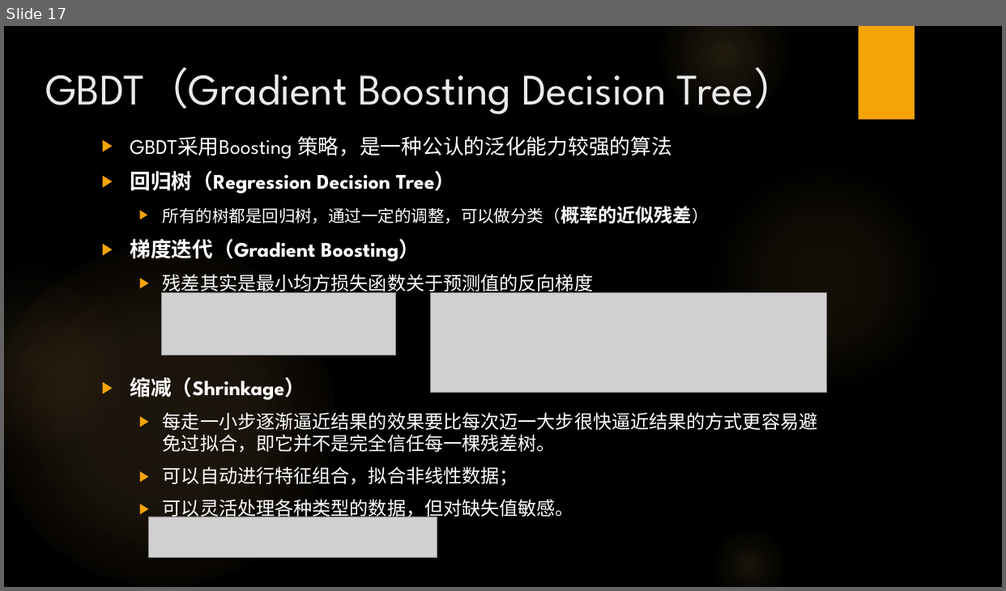
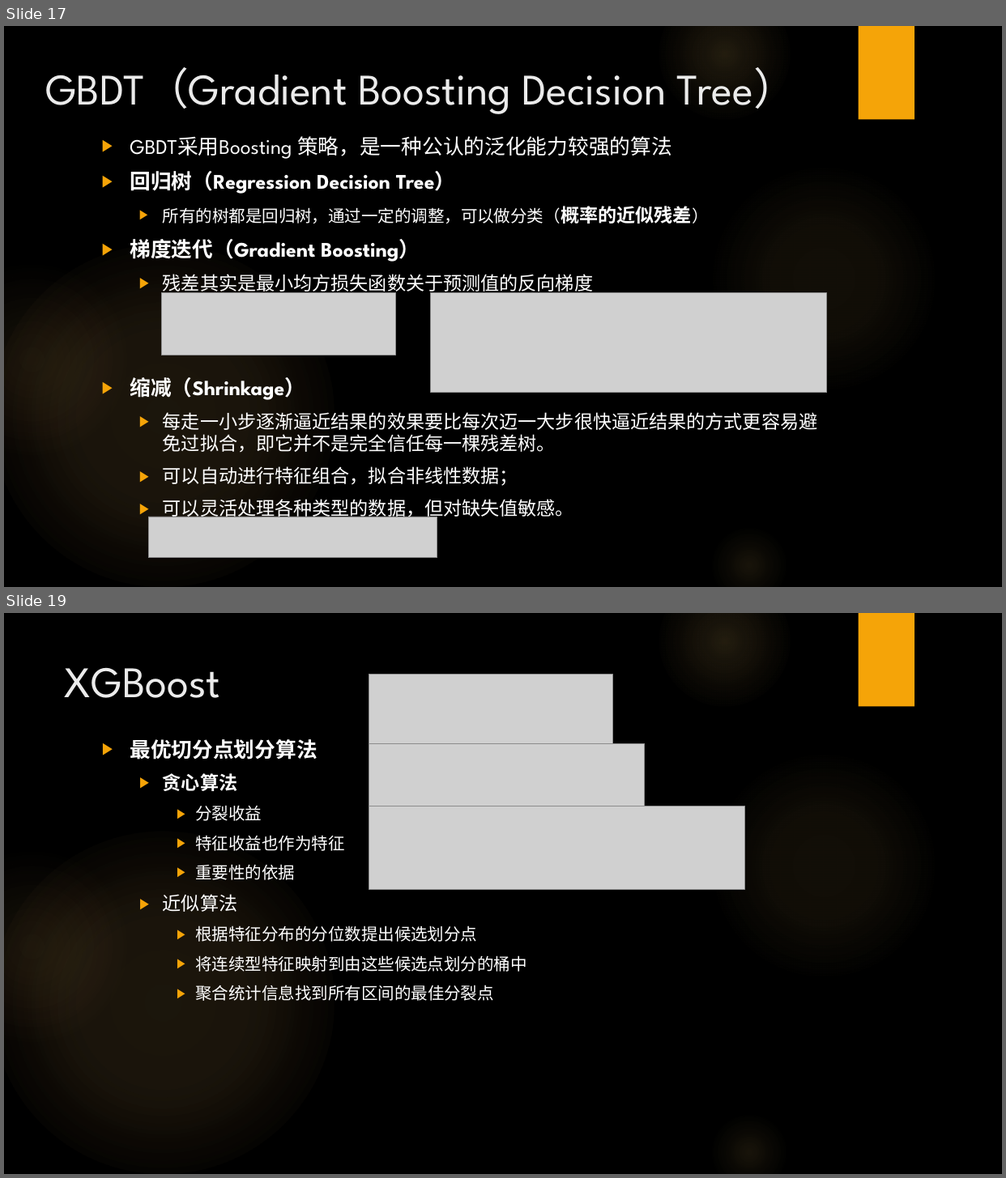
Before and after one commit to RobertWang2/DNN-MI, a slide deck: resources/分享PPT合集/决策树算法发展.pptx. Shown one above the other, each under a label of ours: slide 17 before the commit, slides 17 and 19 after it; the slides between them are not shown. The pictures are 1006x591 and 1006x1178 pixels, drawn with LibreOffice and Linux fonts; fonts in the diff are those of the drawing; grey boxes stand for pictures; background and template pictures are left out. Boxes give left, top, right and bottom in pixels: in the first picture for what was removed or moved away, otherwise in the second. Text is boxed around its words. In the diff, an @@ line names an element or a change of style, - is before the commit and + after.

```diff
--- a/resources/分享PPT合集/决策树算法发展.pptx
+++ b/resources/分享PPT合集/决策树算法发展.pptx
@@ slide 19 added at bbox=[4, 613, 1002, 1174], background picture (left out); not listed: 6 template elements that a slide beside it also shows @@
@@ title added at bbox=[65, 667, 221, 698], 42 pt, text #EBEBEB @@
+XGBoost
@@ picture added at bbox=[369, 675, 613, 744] @@
@@ text added at bbox=[130, 739, 527, 1001], 16 pt, text #FFFFFF @@
+▶ 最优切分点划分算法
+  ▶ 贪心算法
+    ▶ 分裂收益
+    ▶ 特征收益也作为特征
+    ▶ 重要性的依据
+  ▶ 近似算法
+    ▶ 根据特征分布的分位数提出候选划分点
+    ▶ 将连续型特征映射到由这些候选点划分的桶中
+    ▶ 聚合统计信息找到所有区间的最佳分裂点
@@ picture added at bbox=[369, 744, 645, 806] @@
@@ picture added at bbox=[369, 806, 746, 889] @@
```
Also in this commit, not shown: 6 slides changed, 4 other slides added, 1 slide removed.
